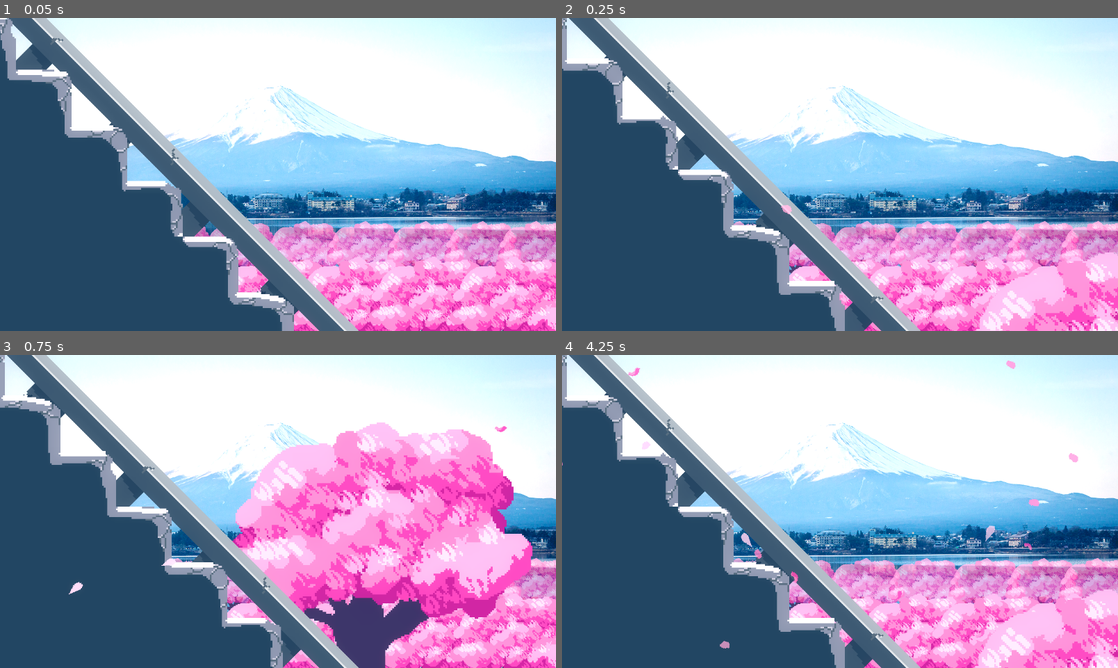
Above: before the commit, frames 1-4 (two rows, left to right).
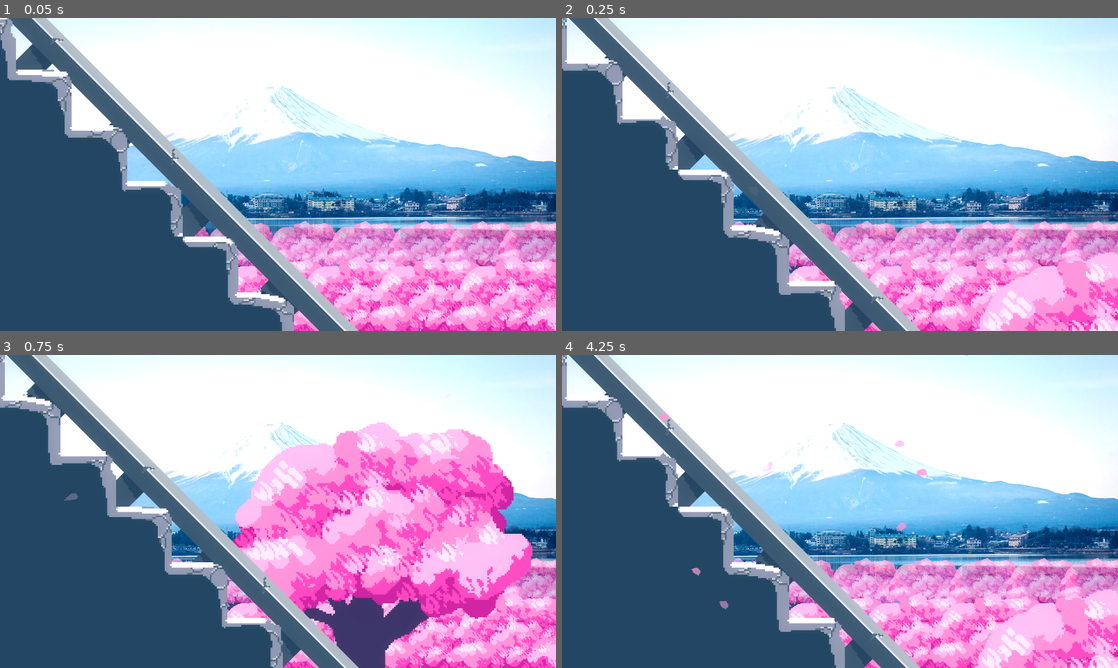
Above: after the commit, the same moments.

Repository: ACristoff/godotwild75
Game: Godot game, scene res://Game/UI/Cutscene1.tscn
Two runs of this game, one before a commit and one after it. Both use one fixed random seed, a clock stepped at 60 frames per second and the inputs below. This scene is started directly instead of the project's main scene.
Inputs (mouse positions are in pixels of both pictures, inside the frame that each line leads up to):
- Up to frame 1 (0.05 s): no input
- Up to frame 2 (0.25 s): no input
- Up to frame 3 (0.75 s): tap Enter (ui_accept) at 0.5 s; move the mouse to (400, 495) at 0.52 s; hold Right (ui_right) from 0.53 s (still down); tap E (E) at 0.6 s
- Up to frame 4 (4.25 s): tap Enter (ui_accept) at 0.77, 1.52, 3.02, 3.77 s; move the mouse to (728, 527) at 1.27 s; release Right (ui_right) at 1.28 s; hold Down (ui_down) 1.28-2.03 s; tap E (E) at 1.35, 2.3, 3.05, 3.6 s; move the mouse to (895, 442) at 2.02 s; press the mouse at (895, 442) at 2.03 s; hold Right (ui_right) 2.03-2.78 s; move the mouse to (812, 574) at 2.77 s; release the mouse at (812, 574) at 2.78 s; hold Up (ui_up) 2.78-3.53 s; right-click (812, 574) at 2.85 s; move the mouse to (1006, 558) at 3.52 s; hold Left (ui_left) from 3.53 s (still down)

Frame 1 is identical in both runs. In frame 2, less than 0.1% of the frame differs, in the area x 39-42%, y 59-63%; in frame 3, 0.1%; in frame 4, 0.6%, in the area x 0-93%, y 0-94%.

Commit message:
transition between scenes complete but not implmented

Diff:
--- /dev/null
+++ b/Assets/Effects/transition.tscn
@@ -0,0 +1,112 @@
+[gd_scene load_steps=8 format=3 uid="uid://b5wuajjdswd23"]
+
+[ext_resource type="Shader" path="res://Assets/Shaders/transition.gdshader" id="1_lu3kf"]
+[ext_resource type="Texture2D" uid="uid://bjx2labdxfhtt" path="res://Assets/UserInterface/Menu/FlameTransition.png" id="2_6yqxp"]
+
+[sub_resource type="ShaderMaterial" id="ShaderMaterial_qtrj1"]
+shader = ExtResource("1_lu3kf")
+shader_parameter/scale = 0.0
+shader_parameter/mask = ExtResource("2_6yqxp")
+
+[sub_resource type="Animation" id="Animation_af8e5"]
+length = 0.001
+tracks/0/type = "value"
+tracks/0/imported = false
+tracks/0/enabled = true
+tracks/0/path = NodePath(".:material:shader_parameter/scale")
+tracks/0/interp = 1
+tracks/0/loop_wrap = true
+tracks/0/keys = {
+"times": PackedFloat32Array(0),
+"transitions": PackedFloat32Array(1),
+"update": 0,
+"values": [0.0]
+}
+tracks/1/type = "value"
+tracks/1/imported = false
+tracks/1/enabled = true
+tracks/1/path = NodePath(".:mouse_filter")
+tracks/1/interp = 1
+tracks/1/loop_wrap = true
+tracks/1/keys = {
+"times": PackedFloat32Array(0),
+"transitions": PackedFloat32Array(1),
+"update": 1,
+"values": [0]
+}
+
+[sub_resource type="Animation" id="Animation_x2mb4"]
+resource_name = "Transition_In"
+tracks/0/type = "value"
+tracks/0/imported = false
+tracks/0/enabled = true
+tracks/0/path = NodePath(".:material:shader_parameter/scale")
+tracks/0/interp = 1
+tracks/0/loop_wrap = true
+tracks/0/keys = {
+"times": PackedFloat32Array(0, 1),
+"transitions": PackedFloat32Array(0.183011, 1),
+"update": 0,
+"values": [1.0, 0.0]
+}
+tracks/1/type = "value"
+tracks/1/imported = false
+tracks/1/enabled = true
+tracks/1/path = NodePath(".:mouse_filter")
+tracks/1/interp = 1
+tracks/1/loop_wrap = true
+tracks/1/keys = {
+"times": PackedFloat32Array(0, 0.766667),
+"transitions": PackedFloat32Array(1, 1),
+"update": 1,
+"values": [0, 2]
+}
+
+[sub_resource type="Animation" id="Animation_l88pg"]
+resource_name = "Transition_Out"
+tracks/0/type = "value"
+tracks/0/imported = false
+tracks/0/enabled = true
+tracks/0/path = NodePath(".:material:shader_parameter/scale")
+tracks/0/interp = 1
+tracks/0/loop_wrap = true
+tracks/0/keys = {
+"times": PackedFloat32Array(0, 1, 1.03333),
+"transitions": PackedFloat32Array(3.86374, 1, 2.07053),
+"update": 0,
+"values": [0.0, 1.0, 1.0]
+}
+tracks/1/type = "value"
+tracks/1/imported = false
+tracks/1/enabled = true
+tracks/1/path = NodePath(".:mouse_filter")
+tracks/1/interp = 1
+tracks/1/loop_wrap = true
+tracks/1/keys = {
+"times": PackedFloat32Array(0),
+"transitions": PackedFloat32Array(1),
+"update": 1,
+"values": [0]
+}
+
+[sub_resource type="AnimationLibrary" id="AnimationLibrary_tsngn"]
+_data = {
+"RESET": SubResource("Animation_af8e5"),
+"Transition_In": SubResource("Animation_x2mb4"),
+"Transition_Out": SubResource("Animation_l88pg")
+}
+
+[node name="Transition" type="ColorRect"]
+material = SubResource("ShaderMaterial_qtrj1")
+anchors_preset = 15
+anchor_right = 1.0
+anchor_bottom = 1.0
+grow_horizontal = 2
+grow_vertical = 2
+color = Color(0, 0, 0, 1)
+
+[node name="AnimationPlayer" type="AnimationPlayer" parent="."]
+libraries = {
+"": SubResource("AnimationLibrary_tsngn")
+}
+speed_scale = 0.5
--- /dev/null
+++ b/Assets/Shaders/transition.gdshader
@@ -0,0 +1,17 @@
+shader_type canvas_item;
+uniform sampler2D mask;
+uniform float scale : hint_range(0.0, 1.0, 0.1);
+void fragment() {
+	float s = scale * 75.0f;
+	//float s = scale == 0.0 ? 0.0 : pow(2.0, 10.0 * scale - 10.0);
+	//s += 75.0f;
+	int cutoff = int(s/75.0f);
+	vec2 offset = vec2(0.5, 0.5) * (1.0 - s);
+	vec4 mask_color = texture(mask, UV * s + offset);
+	COLOR.a = COLOR.a - mask_color.a + float(cutoff);
+}
+
+//void light() {
+	// Called for every pixel for every light affecting the CanvasItem.
+	// Uncomment to replace the default light processing function with this one.
+//}
--- a/Game/UI/Cutscene1.tscn
+++ b/Game/UI/Cutscene1.tscn
@@ -23,7 +23,7 @@
 particles_anim_loop = false
 
 [sub_resource type="Gradient" id="Gradient_korho"]
-offsets = PackedFloat32Array(0, 0.0243902, 1)
+offsets = PackedFloat32Array(0, 0.276423, 1)
 colors = PackedColorArray(1, 1, 1, 0, 1, 1, 1, 1, 1, 1, 1, 0)
 
 [sub_resource type="GradientTexture1D" id="GradientTexture1D_2qn36"]
@@ -34,9 +34,9 @@
 emission_shape = 3
 emission_box_extents = Vector3(1280, 720, 1)
 direction = Vector3(-1, 0, 0)
-spread = 20.0
-initial_velocity_min = 400.0
-initial_velocity_max = 400.0
+spread = 0.0
+initial_velocity_min = 800.0
+initial_velocity_max = 800.0
 angular_velocity_min = -1.60933e-05
 angular_velocity_max = 50.0
 gravity = Vector3(0, 10, 0)
Binary file added: Assets/UserInterface/Menu/FlameTransition.png
Not shown, added: Assets/UserInterface/Menu/FlameTransition.png.import
Not shown: 13 places in Game/UI/Cutscene1.tscn that only renumber resources
Not shown: 4 places in Game/UI/title.tscn that only renumber resources
